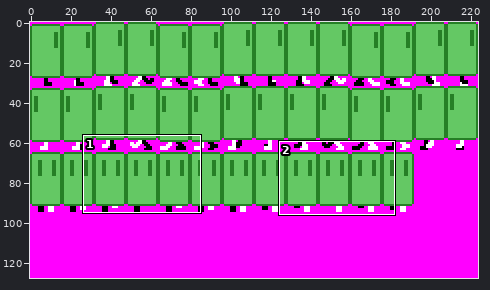
Sprite sheet -- platformer/player_rpg.png. The first picture is a wide view before the edit; the outline marks the close-up.
Close-up. Before:
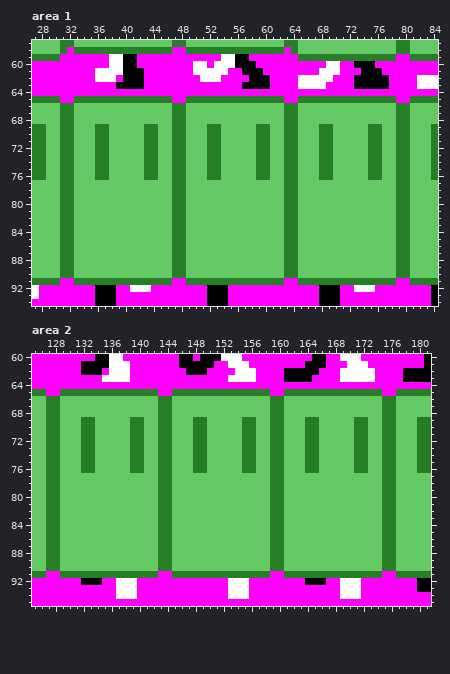
The file is 448x256 pixels, drawn in blocks of 2x2; one block is one cell here. Shown: area 1: x 27..84, y 57..94; area 2: x 125..181, y 60..95.
Now the later version:
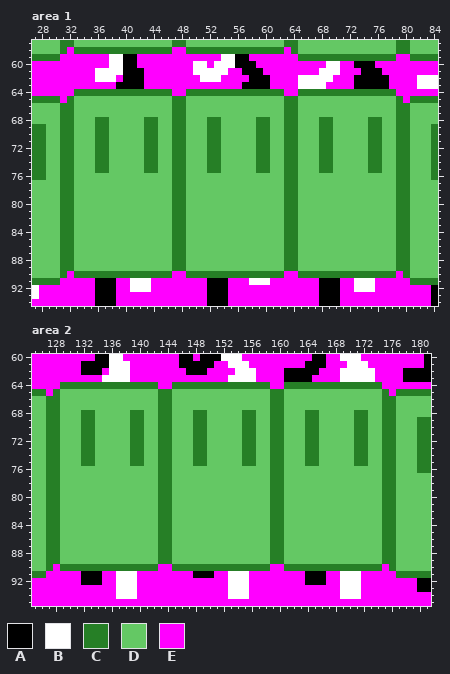
Palette (. is transparent): A #000000  B #ffffff  C #267f26  D #64c864  E #ff00ff
Diff:
{"where": "area 1"}
{"y":64,"x":33,"old":"EEEEEEEEEEEEEE","new":"CCCCCCCCCCCCCC"}
{"y":64,"x":49,"old":"EEEEEEEEEEEEEE","new":"CCCCCCCCCCCCCC"}
{"y":64,"x":65,"old":"EEEEEEEEEEEEEE","new":"CCCCCCCCCCCCCC"}
{"y":65,"x":32,"old":"ECCCCCCCCCCCCCCEECCCCCCCCCCCCCCEECCCCCCCCCCCCCCE","new":"CDDDDDDDDDDDDDDCCDDDDDDDDDDDDDDCCDDDDDDDDDDDDDDC"}
{"y":68,"x":36,"old":"DD","new":"CC"}
{"y":68,"x":43,"old":"DD","new":"CC"}
{"y":68,"x":52,"old":"DD","new":"CC"}
{"y":68,"x":59,"old":"DD","new":"CC"}
{"y":68,"x":68,"old":"DD","new":"CC"}
{"y":68,"x":75,"old":"DD","new":"CC"}
{"y":76,"x":36,"old":"CC","new":"DD"}
{"y":76,"x":43,"old":"CC","new":"DD"}
{"y":76,"x":52,"old":"CC","new":"DD"}
{"y":76,"x":59,"old":"CC","new":"DD"}
{"y":76,"x":68,"old":"CC","new":"DD"}
{"y":76,"x":75,"old":"CC","new":"DD"}
{"y":90,"x":32,"old":"CDDDDDDDDDDDDDDCCDDDDDDDDDDDDDDCCDDDDDDDDDDDDDDC","new":"ECCCCCCCCCCCCCCEECCCCCCCCCCCCCCEECCCCCCCCCCCCCCE"}
{"y":91,"x":33,"old":"CCCCCCCCCCCCCC","new":"EEEAAAEEBBBEEE"}
{"y":91,"x":49,"old":"CCCCCCCCCCCCCC","new":"EEEAAAEEEBBBEE"}
{"y":91,"x":65,"old":"CCCCCCCCCCCCCC","new":"EEEAAAEEBBBEEE"}
{"where": "area 2"}
{"y":64,"x":129,"old":"EEEEEEEEEEEEEE","new":"CCCCCCCCCCCCCC"}
{"y":64,"x":145,"old":"EEEEEEEEEEEEEE","new":"CCCCCCCCCCCCCC"}
{"y":64,"x":161,"old":"EEEEEEEEEEEEEE","new":"CCCCCCCCCCCCCC"}
{"y":65,"x":128,"old":"ECCCCCCCCCCCCCCEECCCCCCCCCCCCCCEECCCCCCCCCCCCCCE","new":"CDDDDDDDDDDDDDDCCDDDDDDDDDDDDDDCCDDDDDDDDDDDDDDC"}
{"y":68,"x":132,"old":"DD","new":"CC"}
{"y":68,"x":139,"old":"DD","new":"CC"}
{"y":68,"x":148,"old":"DD","new":"CC"}
{"y":68,"x":155,"old":"DD","new":"CC"}
{"y":68,"x":164,"old":"DD","new":"CC"}
{"y":68,"x":171,"old":"DD","new":"CC"}
{"y":76,"x":132,"old":"CC","new":"DD"}
{"y":76,"x":139,"old":"CC","new":"DD"}
{"y":76,"x":148,"old":"CC","new":"DD"}
{"y":76,"x":155,"old":"CC","new":"DD"}
{"y":76,"x":164,"old":"CC","new":"DD"}
{"y":76,"x":171,"old":"CC","new":"DD"}
{"y":90,"x":128,"old":"CDDDDDDDDDDDDDDCCDDDDDDDDDDDDDDCCDDDDDDDDDDDDDDC","new":"ECCCCCCCCCCCCCCEECCCCCCCCCCCCCCEECCCCCCCCCCCCCCE"}
{"y":91,"x":129,"old":"CCCCCCCCCCCCCC","new":"EEEAAAEEBBBEEE"}
{"y":91,"x":145,"old":"CCCCCCCCCCCCCC","new":"EEEAAAEEBBBEEE"}
{"y":91,"x":161,"old":"CCCCCCCCCCCCCC","new":"EEEAAAEEBBBEEE"}
